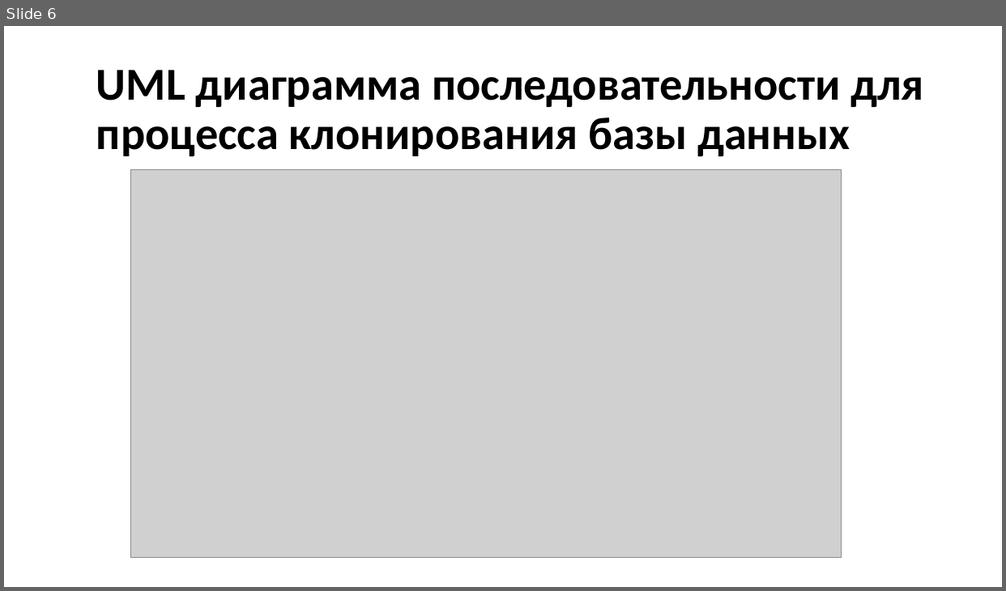
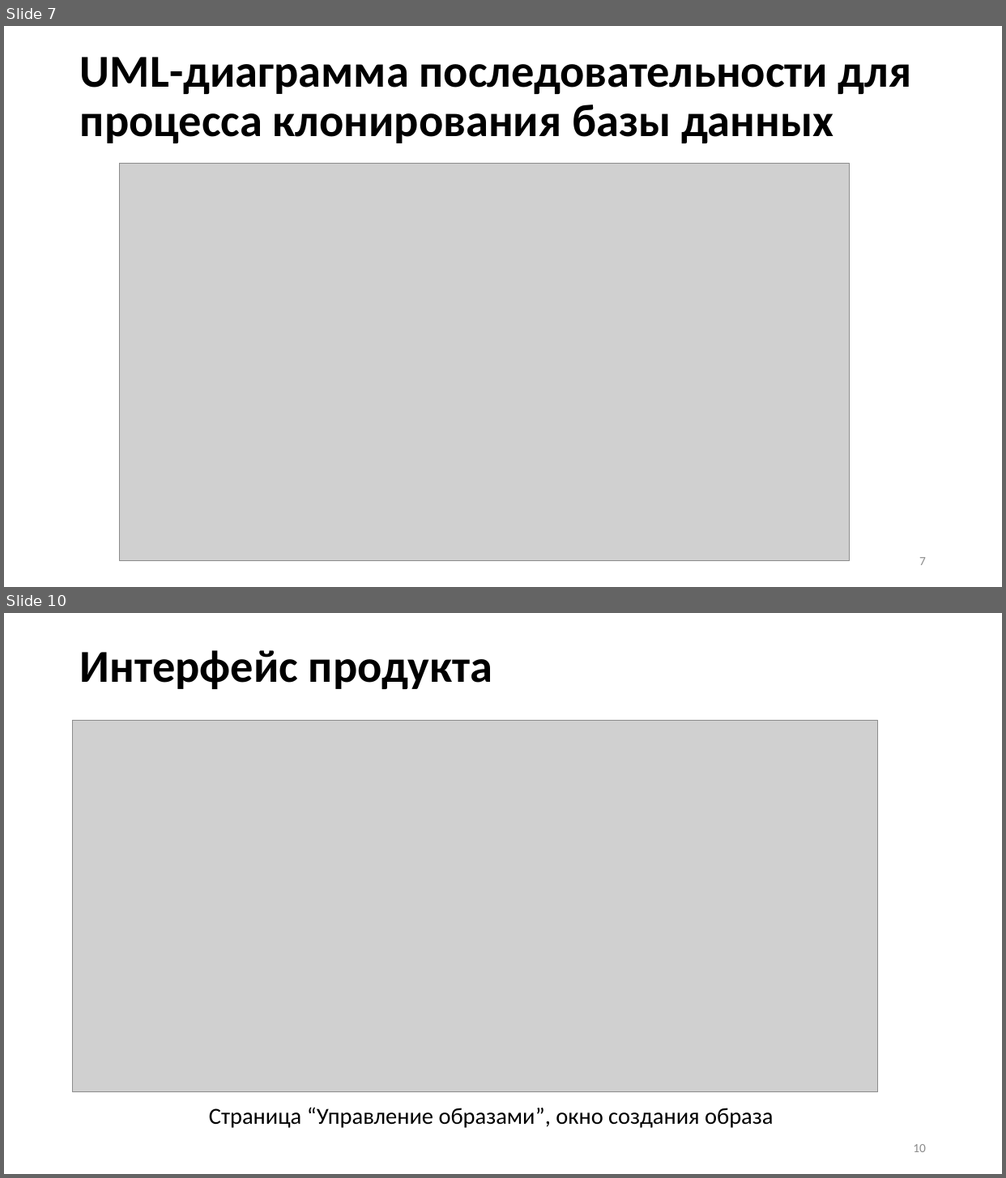
Before and after one commit to Hansola1/VKI, a slide deck: Диплом/Презентация/Бородина_Анастасия_Владимировна_2207Д2.pptx. Shown one above the other, each under a label of ours: slide 6 before the commit, slides 7 and 10 after it; the slides between them are not shown. The pictures are 1006x591 and 1006x1178 pixels, drawn with LibreOffice and Linux fonts; fonts in the diff are those of the drawing; grey boxes stand for pictures. Boxes give left, top, right and bottom in pixels: in the first picture for what was removed or moved away, otherwise in the second. Text is boxed around its words. In the diff, an @@ line names an element or a change of style, - is before the commit and + after.

Commit message:
Диплом
Презентация, диаграмма

```diff
--- a/Диплом/Презентация/Бородина_Анастасия_Владимировна_2207Д2.pptx
+++ b/Диплом/Презентация/Бородина_Анастасия_Владимировна_2207Д2.pptx
@@ slide 10 added at bbox=[4, 613, 1002, 1174], background #FFFFFF @@
@@ title added at bbox=[80, 650, 492, 689], 44 pt, text #000000, bold @@
+Интерфейс продукта
@@ picture added at bbox=[73, 721, 879, 1093] @@
@@ text added at bbox=[209, 1107, 773, 1128], 22.2 pt, text #000000 @@
+Страница “Управление образами”, окно создания образа
@@ page number added at bbox=[913, 1144, 926, 1152], 12 pt, text #8C8C8C @@
+10
@@ what was slide 6 is now slide 7 @@
@@ slide 7 changed as well @@
@@ title at bbox=[80, 57, 912, 143]: text changed @@
-UML диаграмма последовательности для процесса клонирования базы данных
+UML-диаграмма последовательности для процесса клонирования базы данных
@@ picture: place and size @@
-picture at bbox=[130, 169, 841, 557]
+picture at bbox=[120, 163, 850, 561]
@@ page number added at bbox=[919, 557, 926, 565], 12 pt, text #8C8C8C @@
+7
```
Also in this commit, not shown: 7 other slides changed, 6 other slides added, 4 slides removed, 4 other files.
